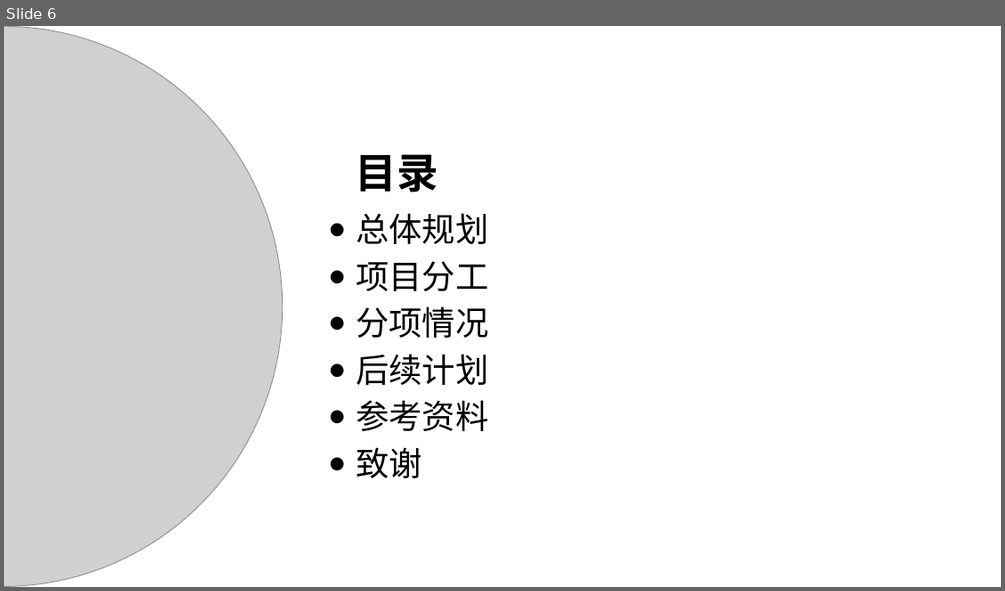
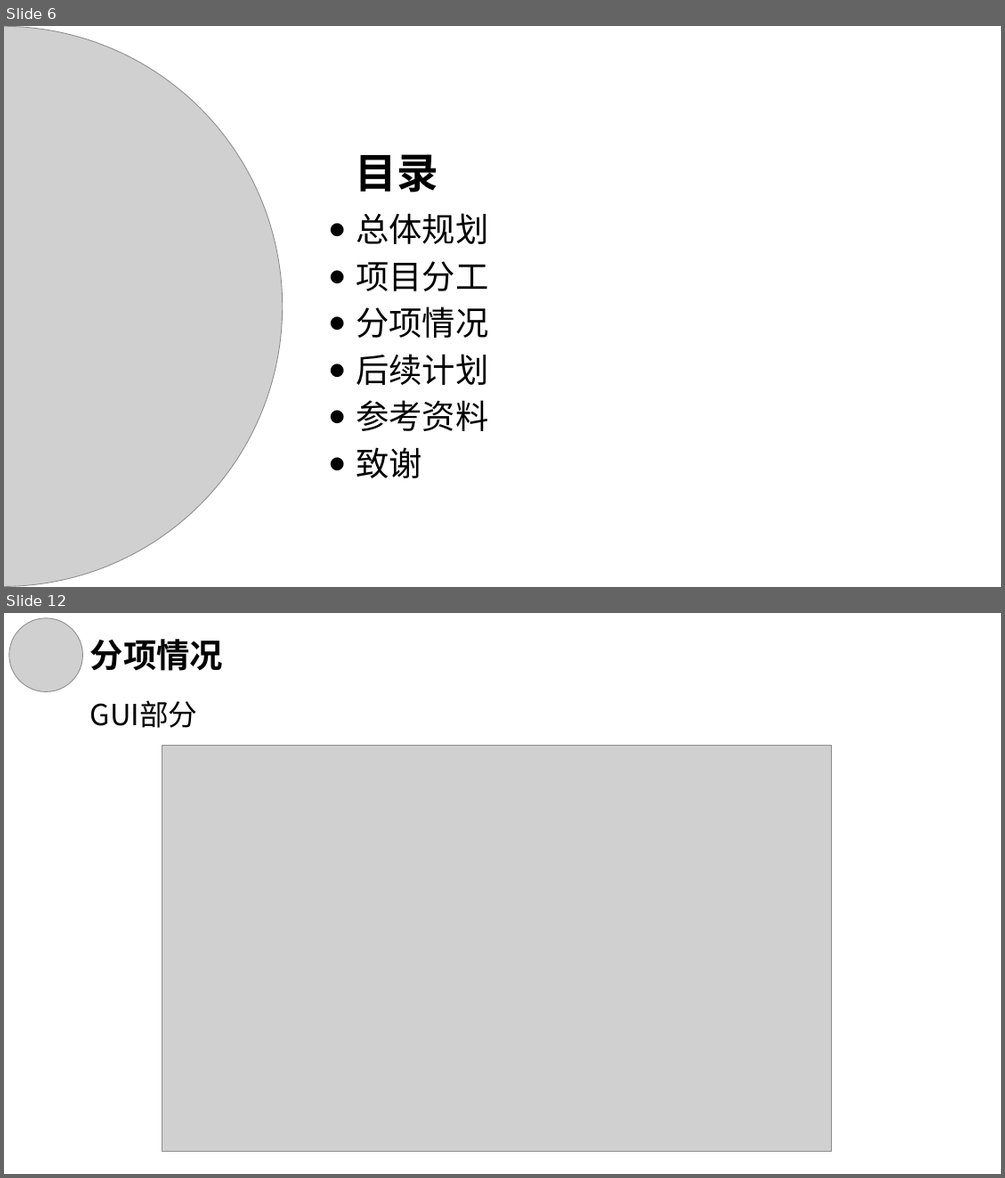
Before and after one commit to hance0601/dsp_proj, a slide deck: 开题报告.pptx. Shown one above the other, each under a label of ours: slide 6 before the commit, slides 6 and 12 after it; the slides between them are not shown. The pictures are 1005x591 and 1005x1178 pixels, drawn with LibreOffice and Linux fonts; fonts in the diff are those of the drawing; grey boxes stand for pictures. Boxes give left, top, right and bottom in pixels: in the first picture for what was removed or moved away, otherwise in the second. Text is boxed around its words. In the diff, an @@ line names an element or a change of style, - is before the commit and + after.

```diff
--- a/开题报告.pptx
+++ b/开题报告.pptx
@@ slide 12 added at <box>4,613,1001,1174</box>, background #FFFFFF @@
@@ picture added at <box>9,618,82,691</box> @@
@@ text added at <box>90,639,223,671</box>, 32 pt, text #000000, bold @@
+分项情况
@@ text added at <box>90,700,198,728</box>, 28 pt, text #000000 @@
+GUI部分
@@ picture added at <box>162,745,831,1151</box> @@
```
Also in this commit, not shown: 3 slides changed, 11 other slides added, 3 other files.
